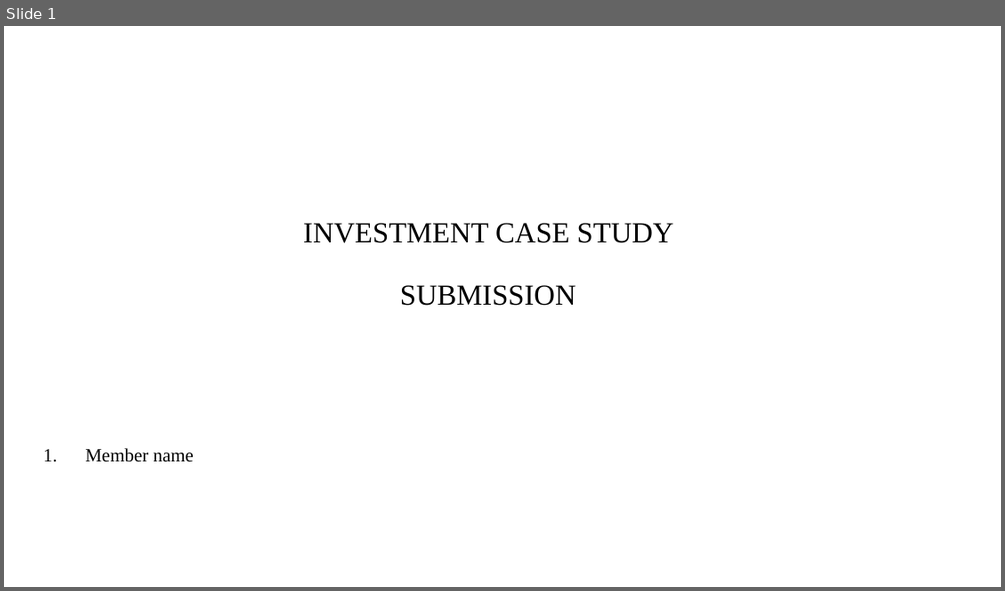
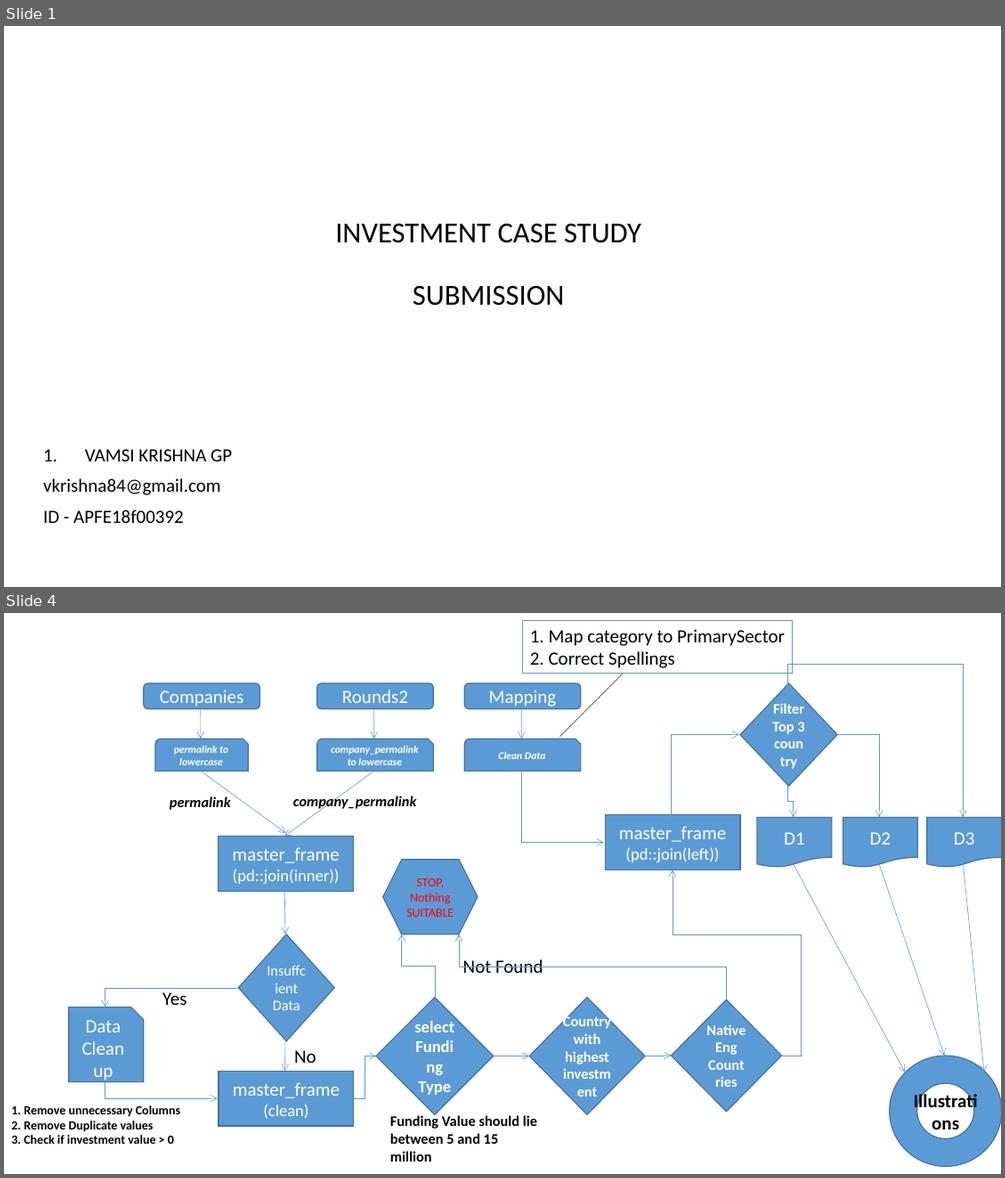
Before and after one commit to vamsigp/IIIT-B, a slide deck: 1. Statistics and Machine Learning/4. Investment Assignment/Spark+Funds+Final+Presentation.pptx. Shown one above the other, each under a label of ours: slide 1 before the commit, slides 1 and 4 after it; the slides between them are not shown. The pictures are 1005x591 and 1005x1178 pixels, drawn with LibreOffice and Linux fonts; fonts in the diff are those of the drawing; background and template pictures are left out. Boxes give left, top, right and bottom in pixels: in the first picture for what was removed or moved away, otherwise in the second. Text is boxed around its words. In the diff, an @@ line names an element or a change of style, - is before the commit and + after.

Commit message:
Investment assignment submission
Investment assignment submission

```diff
--- a/1. Statistics and Machine Learning/4. Investment Assignment/Spark+Funds+Final+Presentation.pptx
+++ b/1. Statistics and Machine Learning/4. Investment Assignment/Spark+Funds+Final+Presentation.pptx
@@ slide 4 added at <box>4,613,1001,1174</box>, background #FFFFFF @@
@@ group added at <box>11,620,1001,1167</box>: 12 elbow arrows, 11 arrows, 7 texts, 5 diamonds, 4 rectangles, 3 rounded rectangles, 3 snip round rects, 3 flow chart documents, 1 snip rect, 1 hexagon, 1 line, 1 donut @@
+Companies
+permalink to lowercase
+Rounds2
+company_permalink to lowercase
+master_frame
+(pd::join(inner))
+permalink
+company_permalink
+Insuffcient Data
+Data Clean up
+master_frame
+(clean)
+Yes
+No
+1. Remove unnecessary Columns
+2. Remove Duplicate values
+3. Check if investment value > 0
+select Funding Type
+Funding Value should lie
+between 5 and 15 million
+STOP, Nothing SUITABLE
+Country with highest investment
+Native Eng
+Countries
+Not Found
+Mapping
+Clean Data
+1. Map category to PrimarySector
+2. Correct Spellings
+master_frame
+(pd::join(left))
+D1
+D2
+D3
+Filter Top 3 country
+Illustrations
@@ slide 1 changed as well @@
@@ title "INVESTMENT CASE STUDY SUBMISSION" at <box>335,223,641,305</box>: font Times New Roman to Calibri @@
@@ subtitle at <box>43,449,232,523</box>: text changed; font Times New Roman to Calibri @@
-1. Member name
+1. VAMSI KRISHNA GP
+vkrishna84@gmail.com
+ID - APFE18f00392
```
Also in this commit, not shown: 7 other slides added, 9 slides removed, 11 other files.
